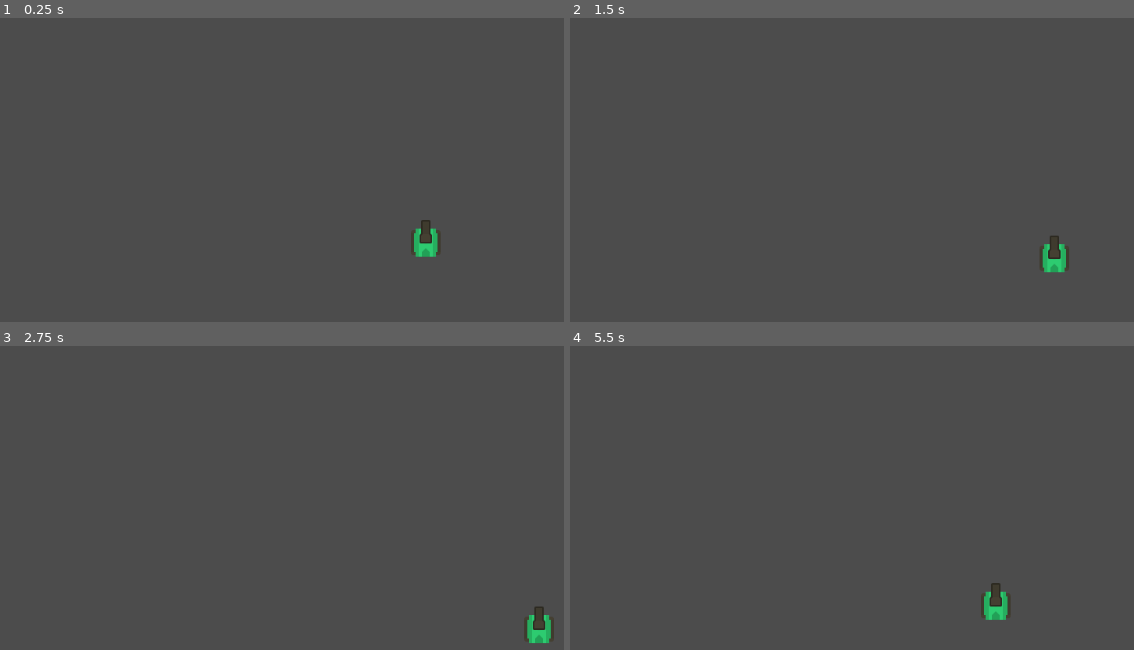
Above: before the commit, frames 1-4 (two rows, left to right).
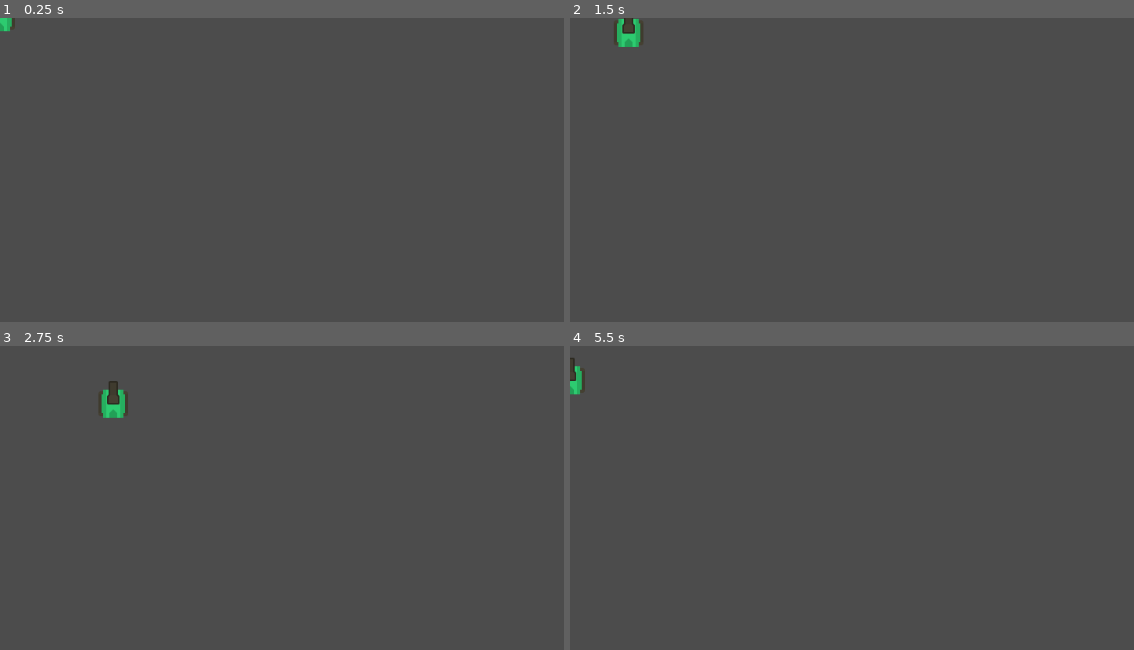
Above: after the commit, the same moments.

Repository: soapmactavish23/rogue_tank
Game: Godot game, scene res://scenes/test_area.tscn
Same seed, same stepped clock (60 frames per second), same inputs: the game is played once before the commit and once after it.
Inputs:
- Up to frame 1 (0.25 s): no input
- Up to frame 2 (1.5 s): tap Enter at 0.5 s; hold Right (ui_right) 0.53-1.28 s; tap Ctrl (ui_shoot, bound only after the commit) at 0.6, 1.35 s; hold Down (ui_down) from 1.28 s (still down)
- Up to frame 3 (2.75 s): release Down (ui_down) at 2.03 s; hold Right (ui_right) from 2.03 s (still down); tap Ctrl (ui_shoot, bound only after the commit) at 2.1 s
- Up to frame 4 (5.5 s): release Right (ui_right) at 2.78 s; hold Up (ui_up) 2.78-3.53 s; tap Ctrl (ui_shoot, bound only after the commit) every 0.75 s from 2.85 to 5.1 s; hold Left (ui_left) 3.53-5.03 s; hold Down (ui_down) from 5.03 s (still down)

The runs differ from the first frame. In frame 1, 0.6% of the frame differs, in the area x 0-79%, y 0-79%; in frame 2, 0.9%; in frame 3, 1.0%, in the area x 17-99%, y 11-98%; in frame 4, 0.8%.

Commit message:
Criando objeto do tiro do tanque

Diff:
--- a/project.godot
+++ b/project.godot
@@ -18,6 +18,15 @@
 
 common/drop_mouse_on_gui_input_disabled=true
 
+[input]
+
+ui_shoot={
+"deadzone": 0.5,
+"events": [ Object(InputEventKey,"resource_local_to_scene":false,"resource_name":"","device":0,"alt":false,"shift":false,"control":false,"meta":false,"command":false,"pressed":false,"scancode":0,"physical_scancode":16777238,"unicode":0,"echo":false,"script":null)
+, Object(InputEventKey,"resource_local_to_scene":false,"resource_name":"","device":0,"alt":false,"shift":false,"control":false,"meta":false,"command":false,"pressed":false,"scancode":0,"physical_scancode":32,"unicode":0,"echo":false,"script":null)
+ ]
+}
+
 [physics]
 
 common/enable_pause_aware_picking=true
--- /dev/null
+++ b/scenes/bullet.tscn
@@ -0,0 +1,15 @@
+[gd_scene load_steps=3 format=2]
+
+[ext_resource path="res://sprites/bulletRed1_outline.png" type="Texture" id=1]
+
+[sub_resource type="CapsuleShape2D" id=1]
+radius = 4.0
+height = 8.0
+
+[node name="bullet" type="Area2D"]
+
+[node name="sprite" type="Sprite" parent="."]
+texture = ExtResource( 1 )
+
+[node name="shape" type="CollisionShape2D" parent="."]
+shape = SubResource( 1 )
--- a/scenes/tank.tscn
+++ b/scenes/tank.tscn
@@ -19,3 +19,6 @@
 [node name="sprite" type="Sprite" parent="barrel"]
 texture = ExtResource( 3 )
 offset = Vector2( 0, -14 )
+
+[node name="muzzle" type="Position2D" parent="barrel"]
+position = Vector2( 0, -41 )
--- a/scenes/test_area.tscn
+++ b/scenes/test_area.tscn
@@ -1,8 +1,12 @@
-[gd_scene load_steps=2 format=2]
+[gd_scene load_steps=3 format=2]
 
 [ext_resource path="res://scenes/tank.tscn" type="PackedScene" id=1]
+[ext_resource path="res://scenes/bullet.tscn" type="PackedScene" id=2]
 
 [node name="test_area" type="Node"]
 
 [node name="Tank" parent="." instance=ExtResource( 1 )]
-position = Vector2( 545, 288 )
+position = Vector2( 0, -1 )
+
+[node name="bullet" parent="." instance=ExtResource( 2 )]
+position = Vector2( 0, -41 )
--- a/scripts/tank.gd
+++ b/scripts/tank.gd
@@ -19,6 +19,9 @@
 	if Input.is_action_pressed("ui_down"):
 		dir_y += 1
 
+	if Input.is_action_just_pressed(("ui_shoot")):
+		print("boom")
+
 
 	translate(Vector2(dir_x, dir_y) * delta * speed)
 
